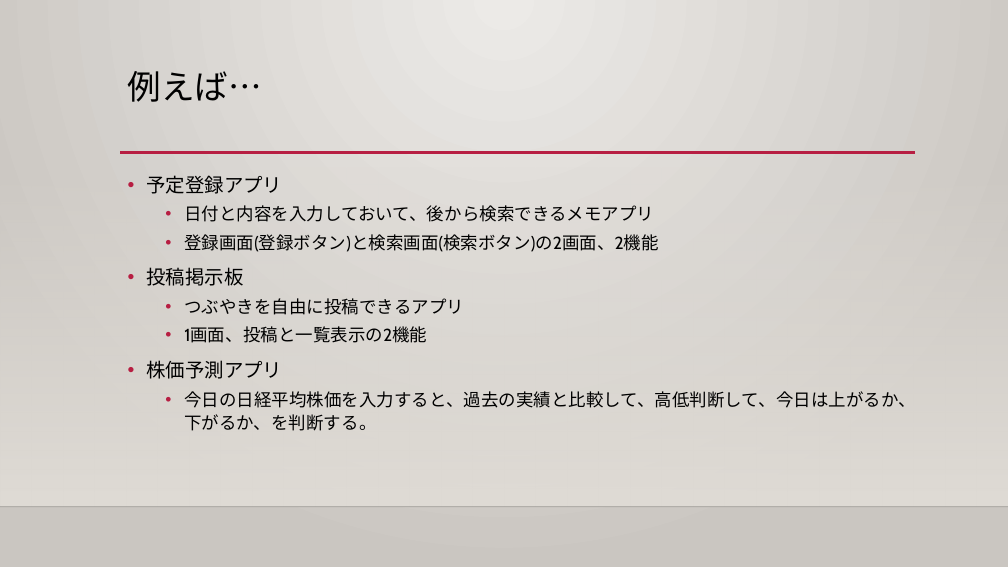
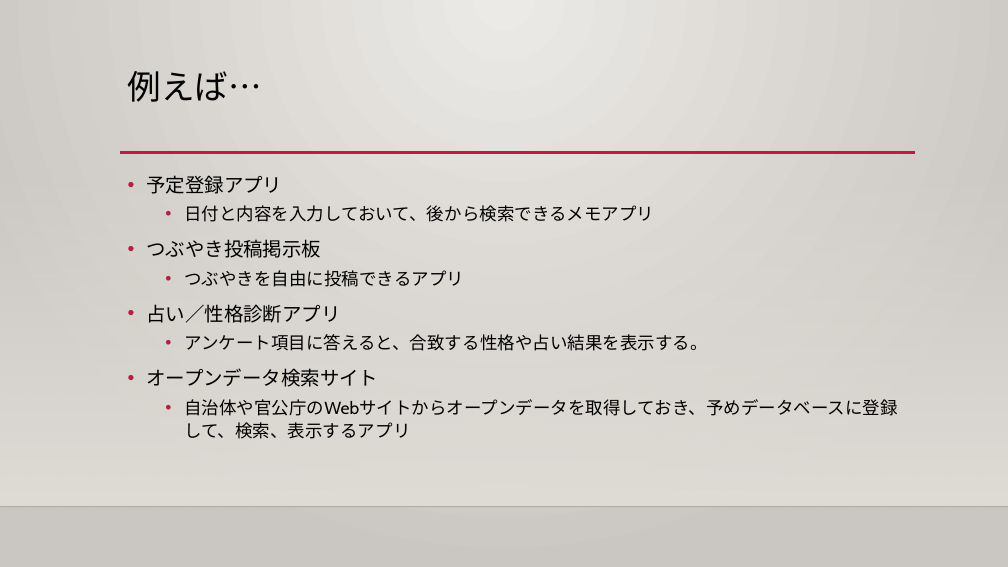
Before and after one commit to 419836/mu-psd-01, a slide deck: slide 28 of help/実践ソフトウェア開発_演習資料.pptx (slide 27 before the commit). Drawn at 1008x567 pixels with LibreOffice and Linux fonts; fonts in the diff are those of the drawing; background and template pictures are left out. Boxes give left, top, right and bottom in pixels: in the first picture for what was removed or moved away, otherwise in the second. Text is boxed around its words. In the diff, an @@ line names an element or a change of style, - is before the commit and + after.

```diff
--- a/help/実践ソフトウェア開発_演習資料.pptx
+++ b/help/実践ソフトウェア開発_演習資料.pptx
@@ text at box(146, 239, 321, 258): text changed; size 16.6 to 18.5 pt @@
-  • 登録画面(登録ボタン)と検索画面(検索ボタン)の2画面、2機能
-• 投稿掲示板
+• つぶやき投稿掲示板
@@ text at box(146, 304, 898, 439): text changed @@
-  • 1画面、投稿と一覧表示の2機能
-• 株価予測アプリ
-  • 今日の日経平均株価を入力すると、過去の実績と比較して、高低判断して、今日は上がるか、下がるか、を判断する。
+• 占い／性格診断アプリ
+  • アンケート項目に答えると、合致する性格や占い結果を表示する。
+• オープンデータ検索サイト
+  • 自治体や官公庁のWebサイトからオープンデータを取得しておき、予めデータベースに登録して、検索、表示するアプリ
```
Also in this commit, not shown: 3 other slides changed, 2 slides added, 5 other files.
